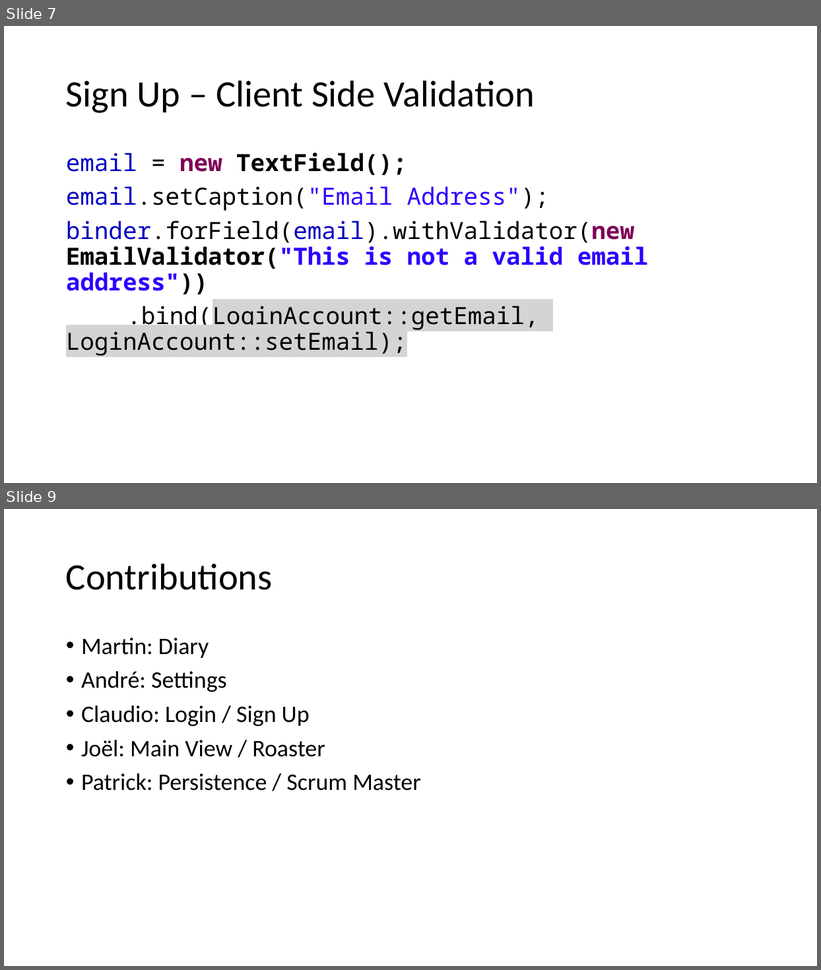
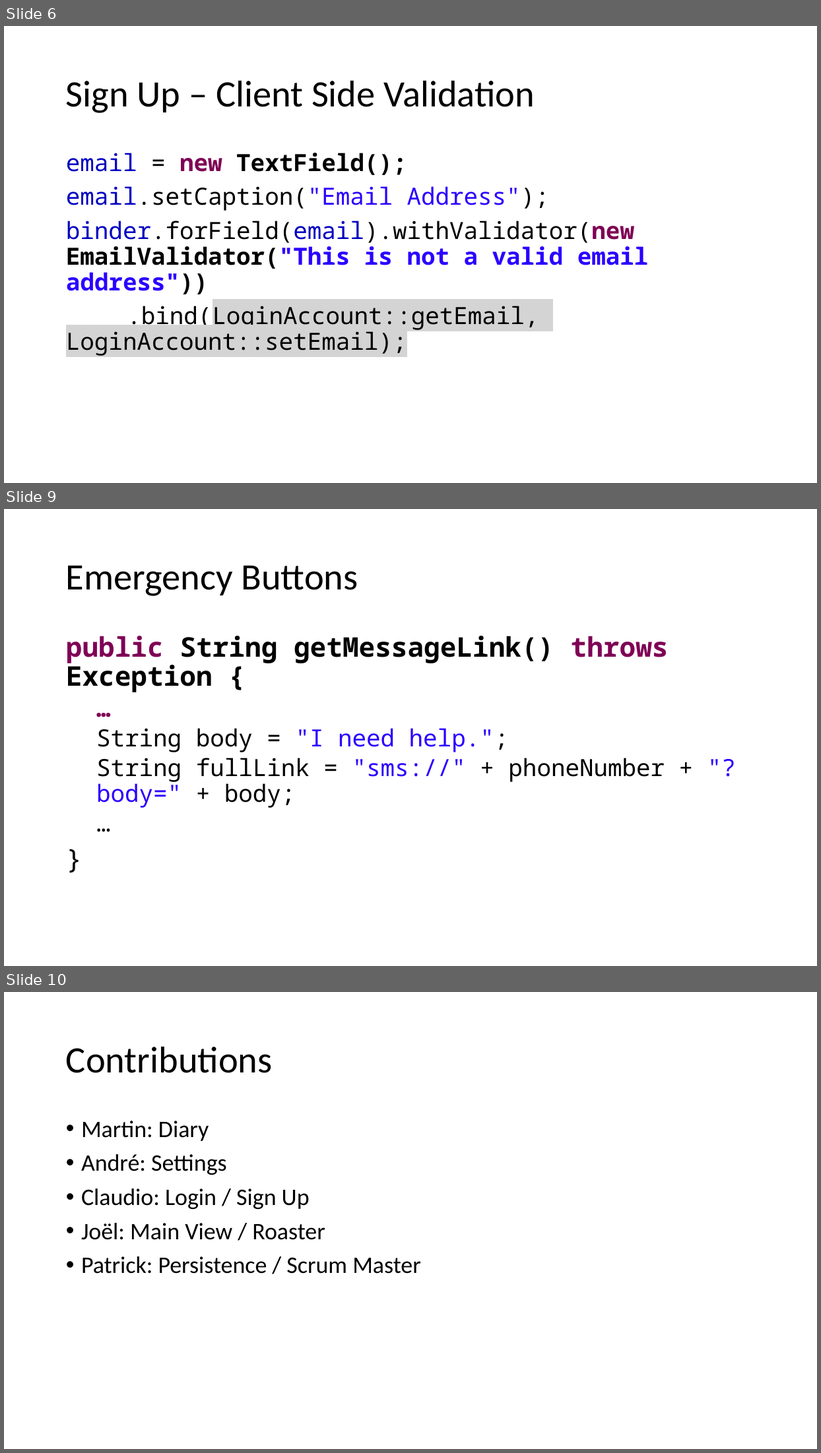
Before and after one commit to wyssp8/BTI7081-Software-Engineering-and-Design, a slide deck: doc/CS01/task14/cs1-task14-presentation.pptx. Shown one above the other, each under a label of ours: slides 7 and 9 before the commit, slides 6, 9 and 10 after it; the slides between them are not shown. The pictures are 821x970 and 821x1453 pixels, drawn with LibreOffice and Linux fonts; fonts in the diff are those of the drawing. Boxes give left, top, right and bottom in pixels: in the first picture for what was removed or moved away, otherwise in the second. Text is boxed around its words. In the diff, an @@ line names an element or a change of style, - is before the commit and + after.

```diff
--- a/doc/CS01/task14/cs1-task14-presentation.pptx
+++ b/doc/CS01/task14/cs1-task14-presentation.pptx
@@ slide 9 added at (x1=4, y1=509, x2=817, y2=966), background #FFFFFF @@
@@ title added at (x1=66, y1=565, x2=358, y2=596), 44 pt, text #000000 @@
+Emergency Buttons
@@ text added at (x1=66, y1=636, x2=669, y2=808), 28 pt, text #000000 @@
+public String getMessageLink() throws Exception {
+  …
+  String body = "I need help.";
+  String fullLink = "sms://" + phoneNumber + "?body=" + body;
+  …
+}
@@ what was slide 7 is now slide 6 @@
@@ what was slide 9 is now slide 10 @@
```
Also in this commit, not shown: 2 slides changed, 1 other slide added, 1 slide removed.
